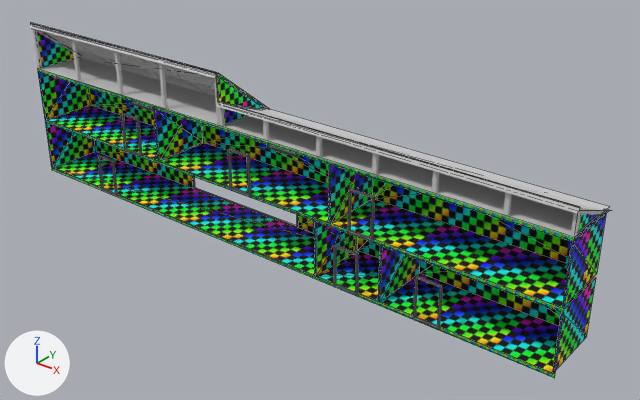
Two versions of the FBX model Assets/Meshes/Haus/HausBack.FBX, one commit apart.
Camera for both pictures: a 50 mm lens placed at (28.8, -27.9, 22.4), pointed at (3.3, 4.0, 2.6). Lighting does not change. The marker at lower left points along +X, +Y and +Z. Mesh edges are drawn as thin lines on the coarser meshes. Where no turn or scale is listed for an object, it has been applied to the vertices.

Names of what the first picture shows: 'BackAtticFloor', 'BackBeams', 'BackDoorFrame', 'BackLowerLivingFloor', 'BackLowerWashingFloor', 'BackLowerWashingWall', 'BackUpperBathFloor', 'BackUpperBathWall', 'BackUpperChildFloor', 'BackUpperChildWall', 'BackUpperTwinsFloor', 'BackUpperTwinsWall', 'BackWoodBeams'.
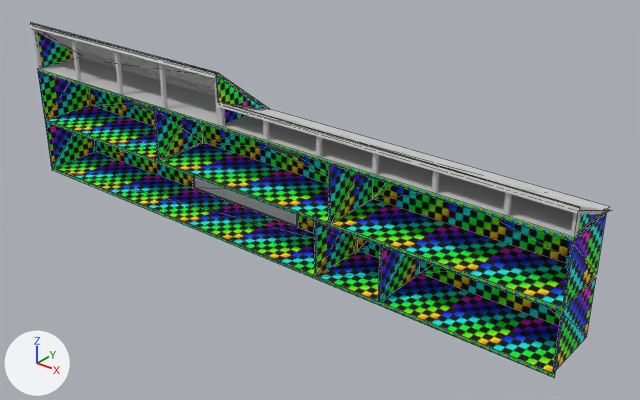
The change, as JSON lines over the scene's bpy script:
```json
{"op": "add", "block": "me_mesh_026_1", "code": ["me_mesh_026_1 = bpy.data.meshes.new('Mesh.026')", "me_mesh_026_1.from_pydata([(6.4, 4.8, 1.7), (7.5, 4.8, 1.7), (6.4, 4.8, 2.5), (7.5, 4.8, 2.5), (10.5, 4.8, 1.7), (10.5, 4.8, 2.5), (12.9, 4.8, 1.7), (12.9, 4.8, 2.5), (7.6, 4.8, 4.8), (9.9, 4.8, 4.8), (7.6, 4.8, 5.6), (9.9, 4.8, 5.6), (1.0, 4.8, 4.2), (1.0, 4.8, 5.3), (-1.0, 4.8, 4.2), (-1.0, 4.8, 5.3), (-10.1, 4.8, 4.2), (-10.1, 4.8, 5.3), (-12.1, 4.8, 4.2), (-12.1, 4.8, 5.3), (1.0, 4.8, 2.1), (-7.0, 4.8, 2.1), (1.0, 4.8, 0.0), (-7.0, 4.8, 0.0)], [], [(0, 1, 3), (3, 2, 0), (5, 4, 6), (6, 7, 5), (8, 9, 11), (11, 10, 8), (12, 13, 15), (15, 14, 12), (16, 17, 19), (19, 18, 16), (20, 21, 23), (23, 22, 20)])"]}
{"op": "remove", "block": "ob_backdoorframe", "code": ["ob_backdoorframe = bpy.data.objects.new('BackDoorFrame', me_mesh_019)", "ob_backdoorframe.location = (-7.97, 1.35, 3.2)"]}
{"op": "add", "block": "ob_backwindows", "code": ["ob_backwindows = bpy.data.objects.new('BackWindows', me_mesh_026_1)", "ob_backwindows.location = (0.0, 0.0, 0.0)"]}
```

Location of each change, [x1, y1, x2, y2] in pixels of the pictures (640 x 400 px):
```json
{"object": "BackDoorFrame", "change": "deleted", "before": [98, 113, 443, 329]}
{"object": "BackWindows", "change": "added", "after": [132, 102, 297, 226]}
```
